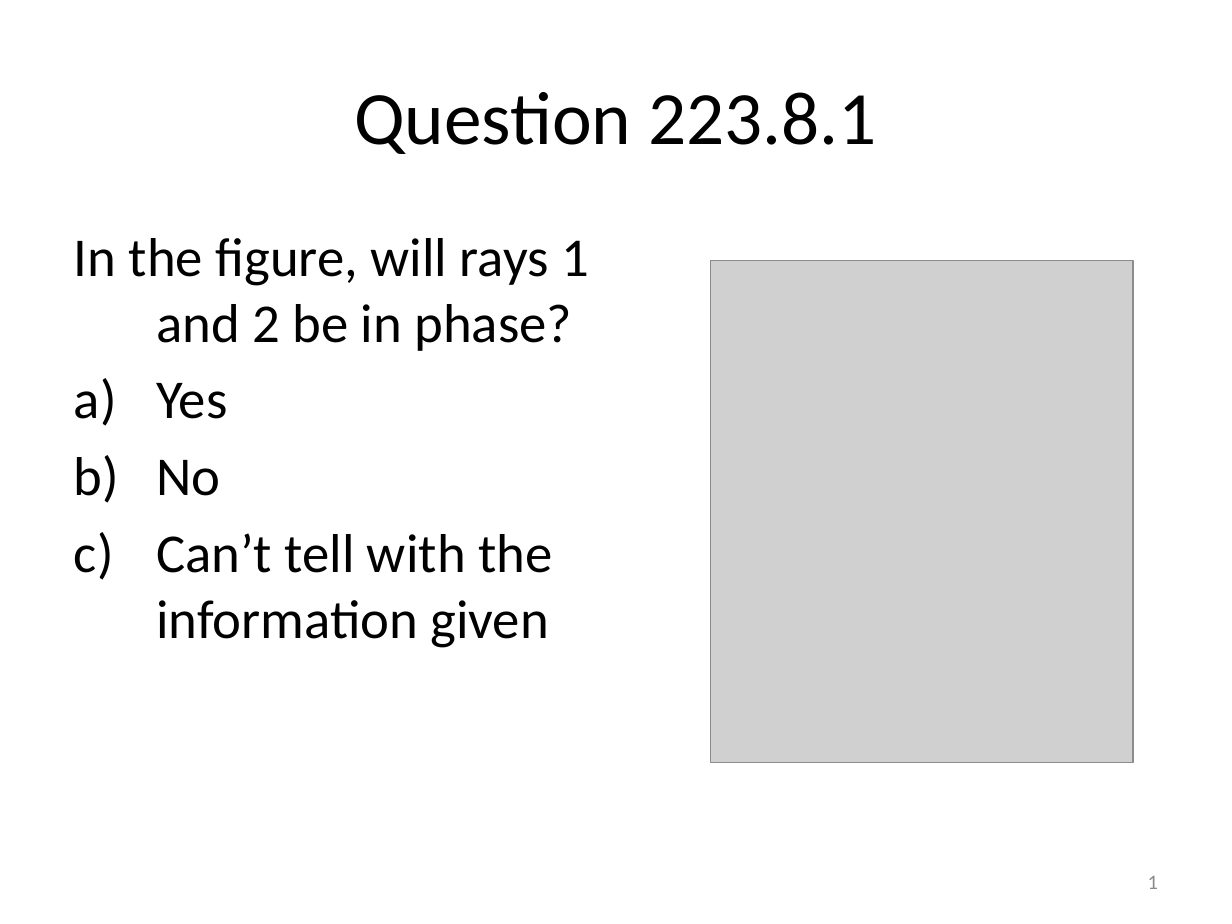
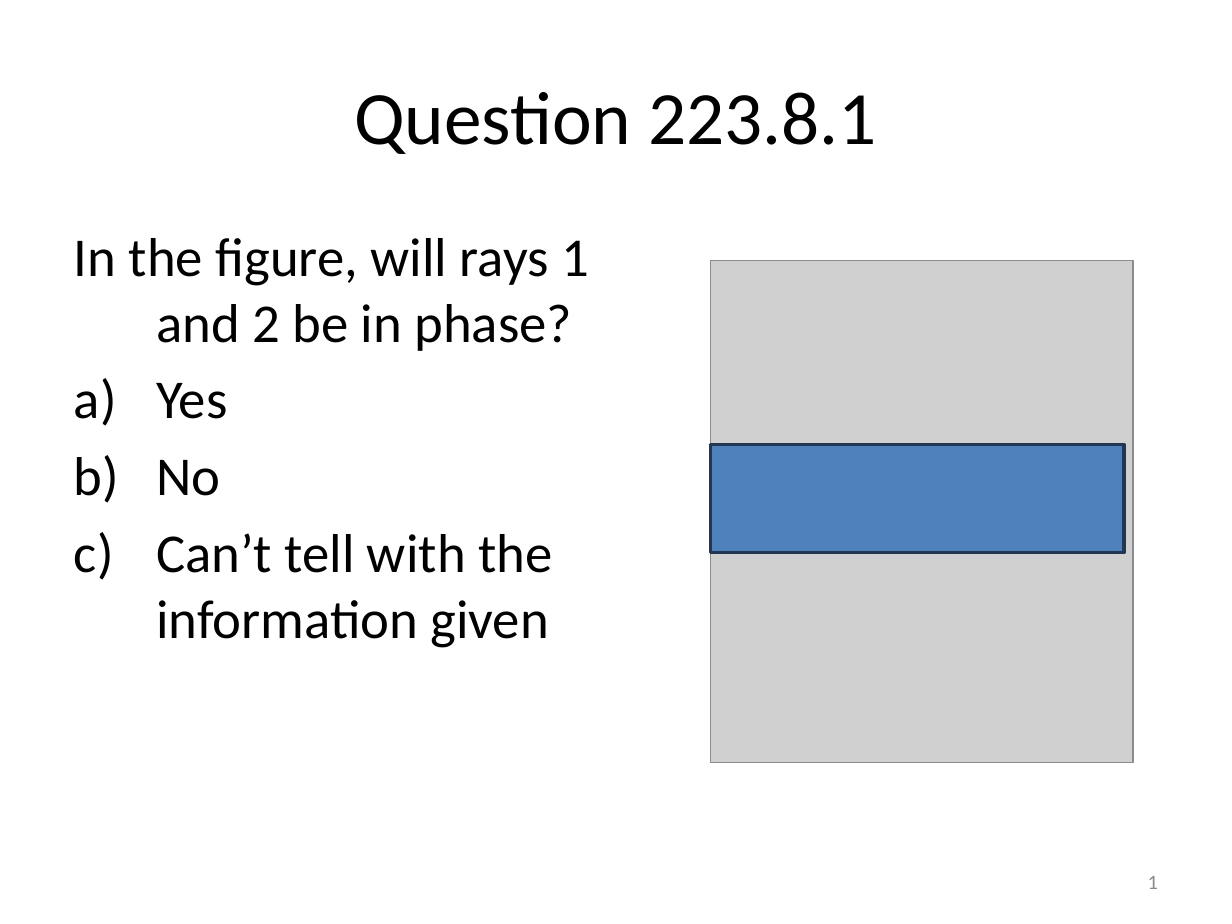
Before and after one commit to rtlines/PH223-Engineering-Physics, a slide deck: slide 1 of Slides/PH223_Lecture_08.pptx. Drawn at 1232x924 pixels with LibreOffice and Linux fonts; fonts in the diff are those of the drawing; grey boxes stand for pictures. Boxes give left, top, right and bottom in pixels: in the first picture for what was removed or moved away, otherwise in the second. Text is boxed around its words. In the diff, an @@ line names an element or a change of style, - is before the commit and + after.

```diff
--- a/Slides/PH223_Lecture_08.pptx
+++ b/Slides/PH223_Lecture_08.pptx
@@ rectangle added at <box>711,445,1125,553</box>, fill #4F81BD, outline #233953 2 pt @@
```
Also in this commit, not shown: 2 other slides changed, 1 slide added, 6 other files.
